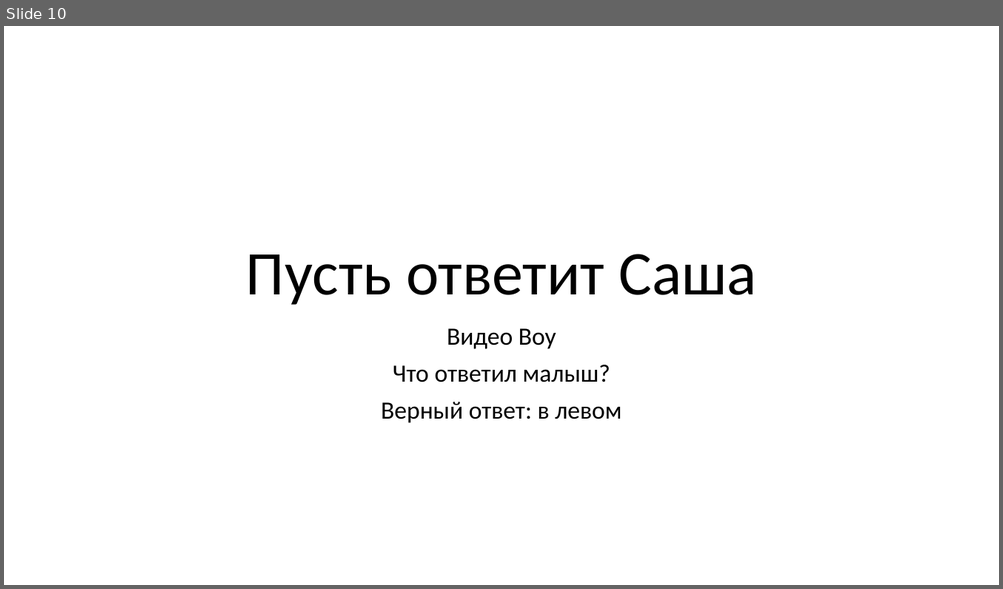
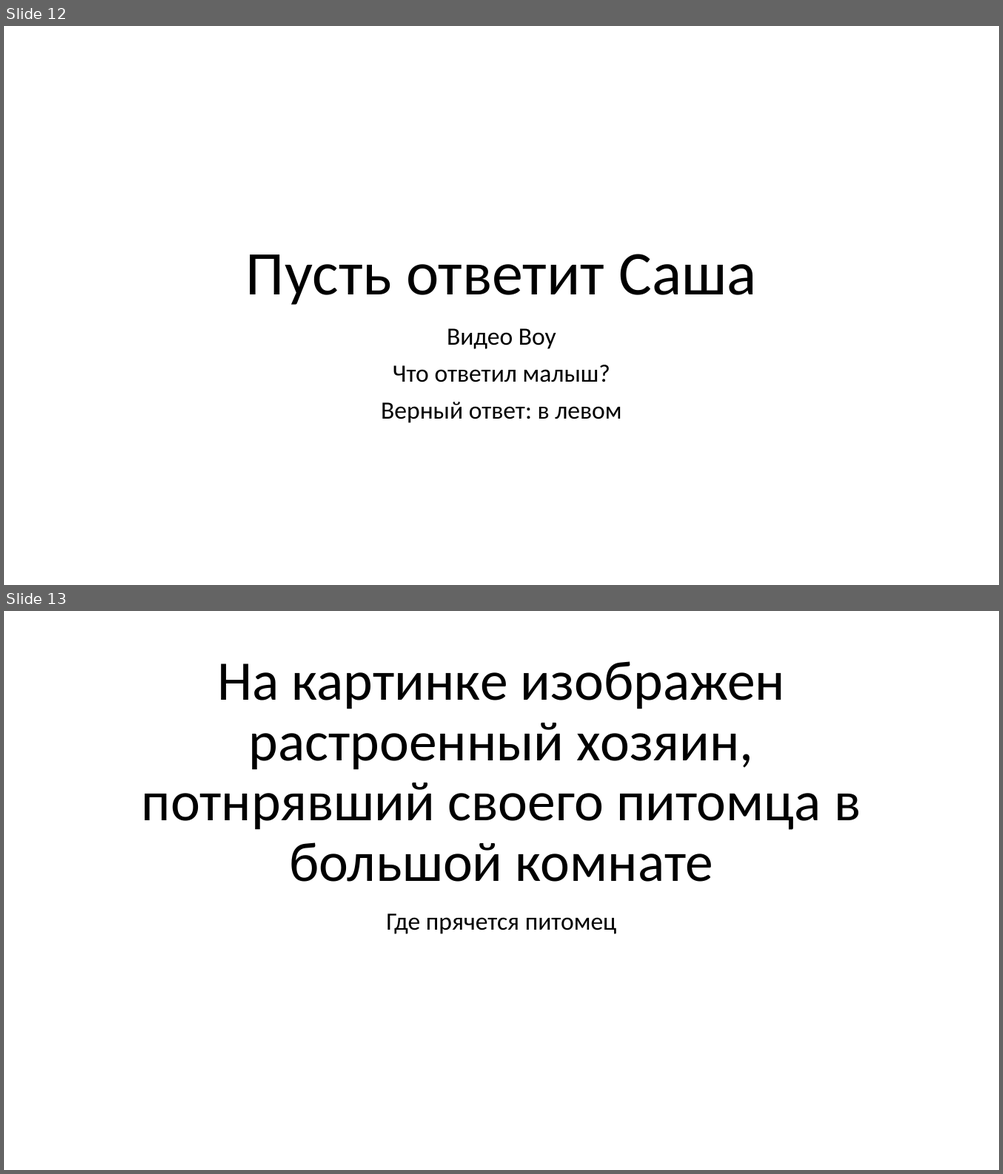
Before and after one commit to vvaassiihhaa/masha, a slide deck: КВЕСТ/Kvest 0504.pptx. Shown one above the other, each under a label of ours: slide 10 before the commit, slides 12 and 13 after it. The pictures are 1003x589 and 1003x1174 pixels, drawn with LibreOffice and Linux fonts; fonts in the diff are those of the drawing. Boxes give left, top, right and bottom in pixels: in the first picture for what was removed or moved away, otherwise in the second. Text is boxed around its words. In the diff, an @@ line names an element or a change of style, - is before the commit and + after.

```diff
--- a/КВЕСТ/Kvest 0504.pptx
+++ b/КВЕСТ/Kvest 0504.pptx
@@ slide 13 added at bbox=[4, 611, 999, 1170], background #FFFFFF @@
@@ title added at bbox=[142, 661, 860, 882], 54 pt, text #000000 @@
+На картинке изображен растроенный хозяин, потнрявший своего питомца в большой комнате
@@ subtitle added at bbox=[386, 914, 617, 934], 24 pt, text #000000 @@
+Где прячется питомец
@@ what was slide 10 is now slide 12 @@
```
Also in this commit, not shown: 4 slides changed, 4 other slides added, 3 slides removed, 1 other file.
